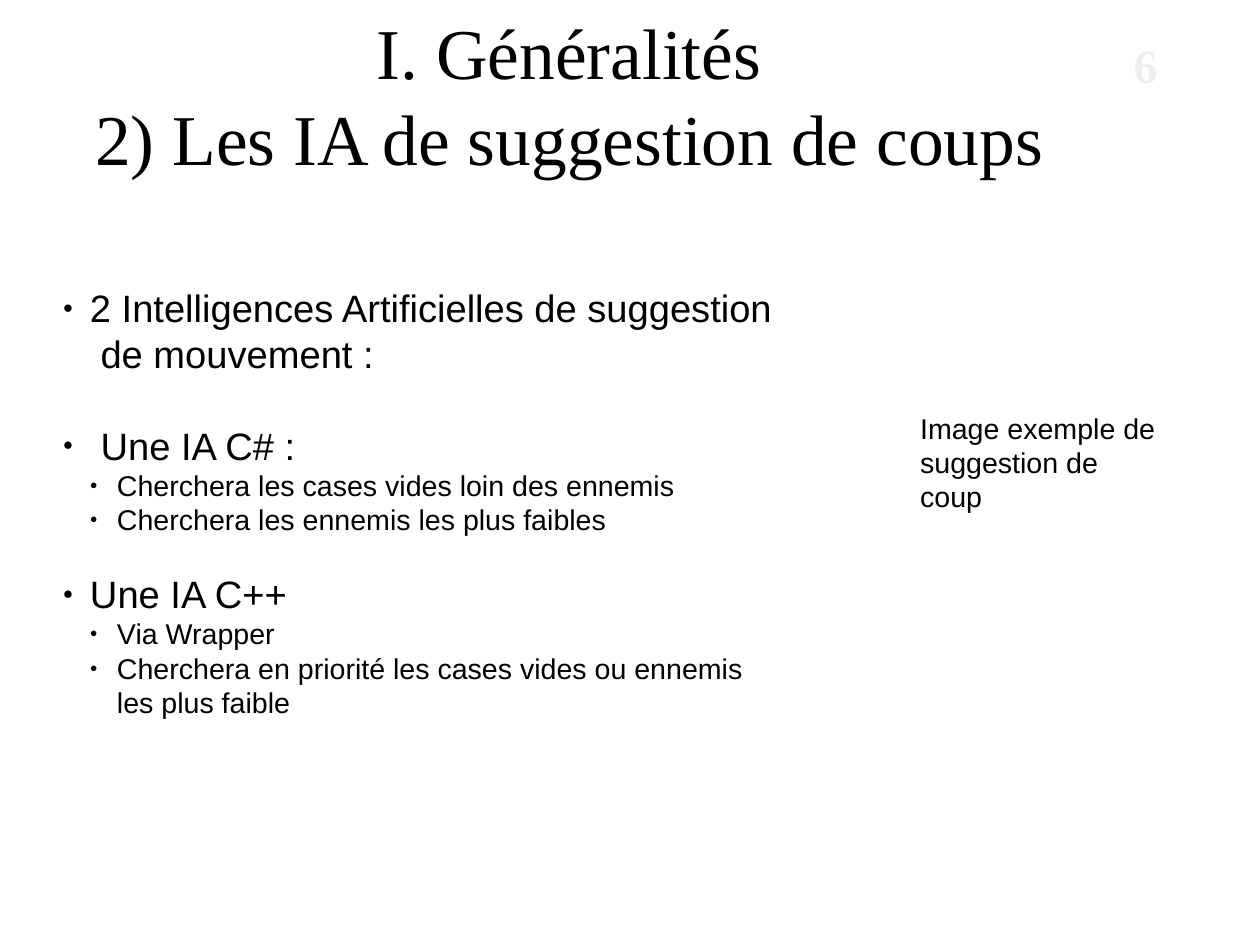
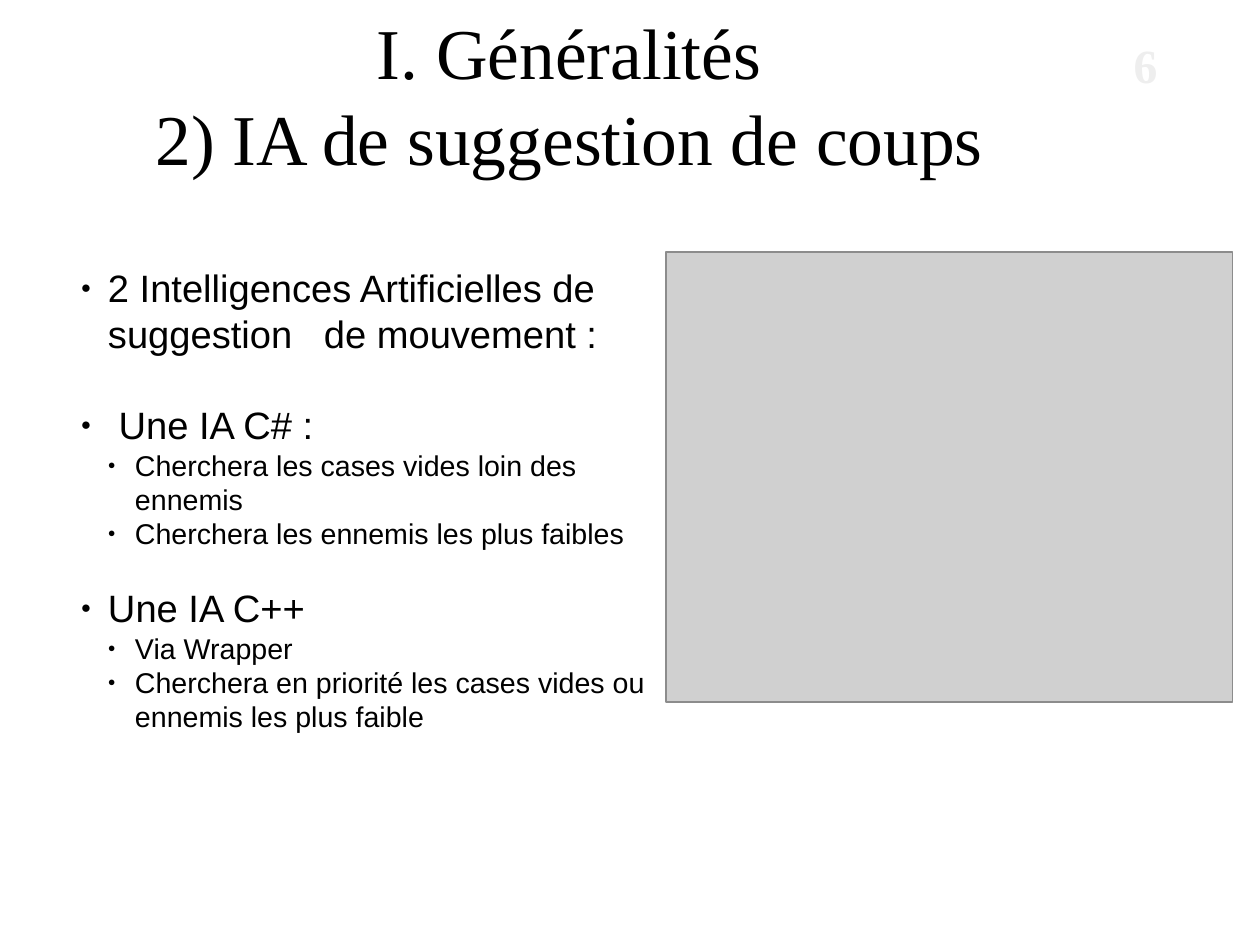
Before and after one commit to alexandreAudinot/projetPOOAudSee, a slide deck: slide 6 of Rapports/Documentation/diapo.odp. Drawn at 1260x945 pixels with LibreOffice and Linux fonts; fonts in the diff are those of the drawing; grey boxes stand for pictures; background and template pictures are left out. Boxes give left, top, right and bottom in pixels: in the first picture for what was removed or moved away, otherwise in the second. Text is boxed around its words. In the diff, an @@ line names an element or a change of style, - is before the commit and + after.

```diff
--- a/Rapports/Documentation/diapo.odp
+++ b/Rapports/Documentation/diapo.odp
@@ title at [156,29,983,179]: text changed @@
-I. Généralités
-2) Les IA de suggestion de coups
+I. Généralités
+2) IA de suggestion de coups
@@ subtitle "2 Intelligences Artificielles de suggestion ..." rewrapped from [90,294,771,719] to [108,274,645,733] @@
@@ picture added at [667,252,1234,702] @@
@@ text removed at [920,418,1155,513] @@
-Image exemple de suggestion de coup
```
Also in this commit, not shown: 6 other slides changed, 14 other files.
